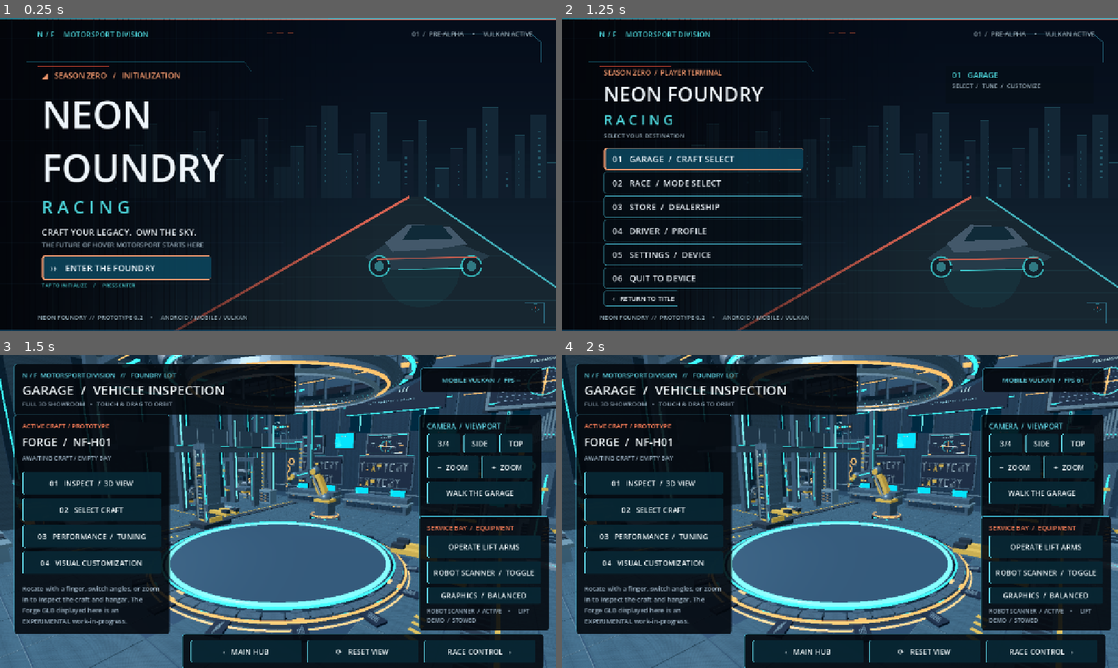
Above: before the commit, frames 1-4 (two rows, left to right).
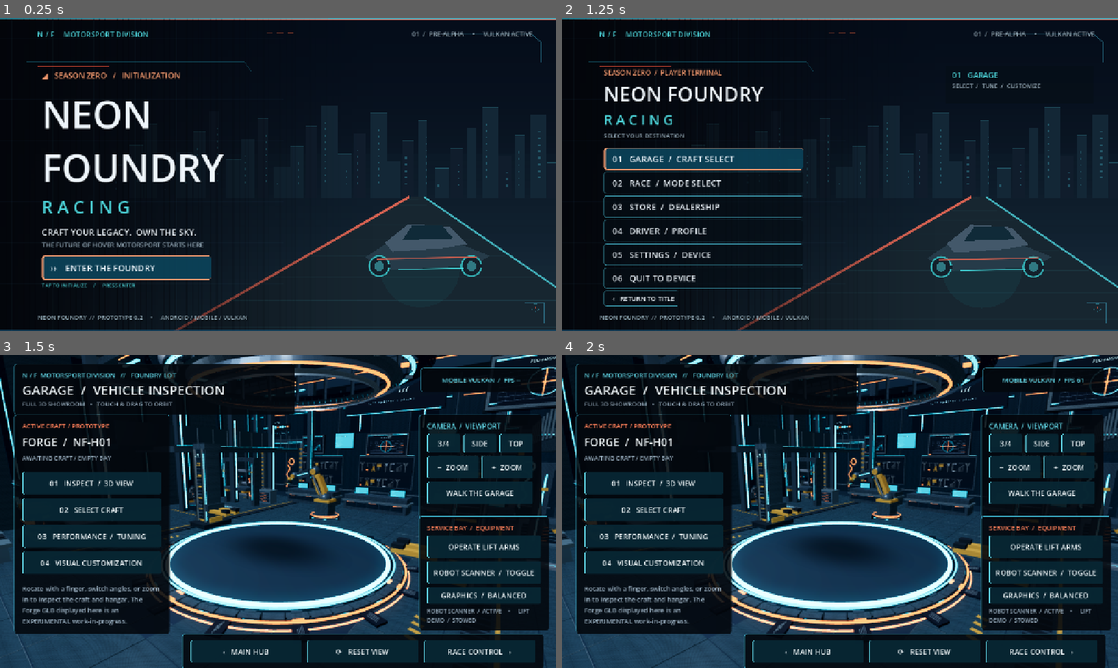
Above: after the commit, the same moments.

Repository: tpylman90-ctrl/NeonFoundry-Racing
Game: Godot game, scene res://scenes/title_menu.tscn
Two runs of this game, one before a commit and one after it. Both use one fixed random seed, a clock stepped at 60 frames per second and the inputs below.
Inputs:
- Up to frame 1 (0.25 s): no input
- Up to frame 2 (1.25 s): click "›› ENTER THE FOUNDRY" at 0.5 s
- Up to frame 3 (1.5 s): click "01 GARAGE / CRAFT SELECT" at 1.25 s
- Up to frame 4 (2 s): no input

Frames 1-2 are identical in both runs. In frame 3, 46% of the frame differs, in the area x 0-100%, y 0-100%; in frame 4, 46%.

Commit message:
Add ACES showroom lighting, controlled glow/fog, contact shadows and mobile quality gate

Diff:
--- a/game/scripts/garage_page.gd
+++ b/game/scripts/garage_page.gd
@@ -44,10 +44,14 @@
 var _quality_button: Button
 var _hero_key: SpotLight3D
 var _accent_lights: Array[OmniLight3D] = []
+var _garage_environment: Environment
+var _reflection_probe: ReflectionProbe
+var _contact_shadow_material: ShaderMaterial
 
 func _ready() -> void:
 	_build_3d_stage()
 	_build_overlay()
+	_set_graphics_detail(false)
 	_refresh_camera(0.016)
 	set_process(true)
 
@@ -130,6 +134,8 @@
 	viewport.name = "GarageViewport"
 	viewport.size = Vector2i(1280, 720)
 	viewport.scaling_3d_scale = 0.72
+	viewport.msaa_3d = Viewport.MSAA_2X
+	viewport.anisotropic_filtering_level = Viewport.ANISOTROPY_4X
 	_garage_viewport = viewport
 	viewport.render_target_update_mode = SubViewport.UPDATE_ALWAYS
 	viewport_frame.add_child(viewport)
@@ -143,10 +149,24 @@
 	environment.background_mode = Environment.BG_COLOR
 	environment.background_color = Color("0a1622")
 	environment.ambient_light_source = Environment.AMBIENT_SOURCE_COLOR
-	environment.ambient_light_color = Color("a8c3d1")
-	environment.ambient_light_energy = 0.84
+	environment.ambient_light_color = Color("b4c5d0")
+	environment.ambient_light_energy = 0.48
 	environment.reflected_light_source = Environment.REFLECTION_SOURCE_BG
-	environment.tonemap_mode = Environment.TONE_MAPPER_FILMIC
+	environment.tonemap_mode = Environment.TONE_MAPPER_ACES
+	environment.tonemap_exposure = 0.96
+	environment.tonemap_white = 1.6
+	environment.fog_enabled = true
+	environment.fog_mode = Environment.FOG_MODE_DEPTH
+	environment.fog_light_color = Color("1a2c3c")
+	environment.fog_density = 0.15
+	environment.fog_depth_begin = 13.0
+	environment.fog_depth_end = 47.0
+	environment.fog_depth_curve = 1.25
+	environment.glow_enabled = true
+	environment.glow_hdr_threshold = 0.92
+	environment.glow_intensity = 0.70
+	environment.glow_bloom = 0.05
+	_garage_environment = environment
 	environment_node.environment = environment
 	_world.add_child(environment_node)
 
@@ -200,6 +220,10 @@
 	_vehicle_holder.position.y = 0.33
 	_world.add_child(_vehicle_holder)
 	_load_craft_preview()
+	_add_contact_shadow("ChassisContactShadow", Vector3(0, 0.333, 0),
+		Vector2(8.7, 7.4), 0.34)
+	_add_contact_shadow("PlatformContactShadow", Vector3(0, -0.042, 0),
+		Vector2(15.7, 15.7), 0.25)
 	_workshop = Node3D.new()
 	_workshop.name = "LiveWorkshopEquipment"
 	_workshop.set_script(WorkshopScript)
@@ -215,7 +239,7 @@
 
 	var sunlight := DirectionalLight3D.new()
 	sunlight.rotation_degrees = Vector3(-58, -22, 0)
-	sunlight.light_energy = 1.43
+	sunlight.light_energy = 0.83
 	sunlight.light_color = Color("d2e6ff")
 	_world.add_child(sunlight)
 	# One focused shadow-casting key light: real mesh-to-ground and self shadows.
@@ -226,10 +250,10 @@
 	hero_key.rotation_degrees = Vector3(-90, 0, 0)
 	hero_key.spot_range = 17.5
 	hero_key.spot_angle = 67.0
-	hero_key.light_energy = 2.4
-	hero_key.light_color = Color("cbeeff")
+	hero_key.light_energy = 2.2
+	hero_key.light_color = Color("e5efff")
 	hero_key.shadow_enabled = false
-	hero_key.visible = false
+	hero_key.visible = true
 	_hero_key = hero_key
 	_world.add_child(hero_key)
 	for light_spec in [
@@ -246,6 +270,34 @@
 		omni.visible = _accent_lights.size() == 0
 		_accent_lights.append(omni)
 		_world.add_child(omni)
+	# One-shot box projected reflections only in Detail (never per-frame).
+	_reflection_probe = ReflectionProbe.new()
+	_reflection_probe.name = "InspectionBayReflection"
+	_reflection_probe.position = Vector3(0, 5.6, -2.0)
+	_reflection_probe.size = Vector3(19, 11, 20)
+	_reflection_probe.box_projection = true
+	_reflection_probe.update_mode = ReflectionProbe.UPDATE_ONCE
+	_reflection_probe.intensity = 0.48
+	_reflection_probe.visible = false
+	_world.add_child(_reflection_probe)
+
+func _add_contact_shadow(name: String, location: Vector3,
+		dimensions: Vector2, darkness: float) -> void:
+	# Mobile lacks SSAO; a single small radial alpha plane is inexpensive.
+	if _contact_shadow_material == null:
+		_contact_shadow_material = ShaderMaterial.new()
+		_contact_shadow_material.shader = load("res://shaders/garage_contact_shadow.gdshader")
+	var instance := MeshInstance3D.new()
+	instance.name = name
+	var plane := PlaneMesh.new()
+	plane.size = dimensions
+	instance.mesh = plane
+	var mat: ShaderMaterial = _contact_shadow_material.duplicate() as ShaderMaterial
+	mat.set_shader_parameter("strength", darkness)
+	instance.material_override = mat
+	instance.position = location
+	instance.cast_shadow = GeometryInstance3D.SHADOW_CASTING_SETTING_OFF
+	_world.add_child(instance)
 
 func _load_craft_preview() -> void:
 	if not ResourceLoader.exists(PREVIEW_PATH):
@@ -555,9 +607,20 @@
 	_quality_detail = enabled
 	if _garage_viewport != null:
 		_garage_viewport.scaling_3d_scale = 1.0 if enabled else 0.72
+		_garage_viewport.msaa_3d = Viewport.MSAA_2X
+		_garage_viewport.anisotropic_filtering_level = (
+			Viewport.ANISOTROPY_8X if enabled else Viewport.ANISOTROPY_4X
+		)
+	if _garage_environment != null:
+		_garage_environment.ambient_light_energy = 0.40 if enabled else 0.48
+		_garage_environment.glow_intensity = 1.08 if enabled else 0.70
+		_garage_environment.glow_bloom = 0.09 if enabled else 0.05
+		_garage_environment.fog_density = 0.25 if enabled else 0.15
 	if _hero_key != null:
-		_hero_key.visible = enabled
+		_hero_key.visible = true
 		_hero_key.shadow_enabled = enabled
+	if _reflection_probe != null:
+		_reflection_probe.visible = enabled
 	for index in range(_accent_lights.size()):
 		_accent_lights[index].visible = enabled or index == 0
 		_accent_lights[index].omni_range = 15.0 if enabled else 13.0
--- /dev/null
+++ b/game/shaders/garage_contact_shadow.gdshader
@@ -0,0 +1,12 @@
+shader_type spatial;
+render_mode unshaded, blend_mix, depth_draw_never, cull_disabled;
+
+uniform float strength : hint_range(0.0, 1.0) = 0.32;
+
+void fragment() {
+    vec2 p = (UV - vec2(0.5)) * vec2(1.0, 1.20);
+    float radius = length(p);
+    float falloff = 1.0 - smoothstep(0.07, 0.49, radius);
+    ALBEDO = vec3(0.008, 0.014, 0.023);
+    ALPHA = strength * falloff;
+}
--- a/game/tests/menu_smoke_test.gd
+++ b/game/tests/menu_smoke_test.gd
@@ -29,11 +29,22 @@
 	assert(menu.current_page == "garage")
 	assert(menu._garage_page != null)
 	assert(menu._garage_page._performance_label != null)
+	assert(menu._garage_page._garage_viewport.msaa_3d == Viewport.MSAA_2X)
+	assert(menu._garage_page._garage_environment.tonemap_mode == Environment.TONE_MAPPER_ACES)
+	assert(menu._garage_page._garage_environment.glow_enabled)
+	assert(menu._garage_page._garage_environment.fog_enabled)
+	assert(menu._garage_page._world.get_node("ChassisContactShadow") != null)
+	assert(menu._garage_page._world.get_node("PlatformContactShadow") != null)
+	assert(menu._garage_page._reflection_probe.update_mode == ReflectionProbe.UPDATE_ONCE)
+	assert(menu._garage_page._reflection_probe.box_projection)
+	assert(menu._garage_page._hero_key.visible)
 	assert(is_equal_approx(menu._garage_page._garage_viewport.scaling_3d_scale, 0.72))
 	menu._garage_page._set_graphics_detail(true)
 	assert(menu._garage_page._quality_detail)
 	assert(is_equal_approx(menu._garage_page._garage_viewport.scaling_3d_scale, 1.0))
 	assert(menu._garage_page._hero_key.shadow_enabled)
+	assert(menu._garage_page._reflection_probe.visible)
+	assert(menu._garage_page._garage_viewport.anisotropic_filtering_level == Viewport.ANISOTROPY_8X)
 	menu._garage_page._set_graphics_detail(false)
 	assert(not menu._garage_page._hero_key.shadow_enabled)
 	assert(is_equal_approx(menu._garage_page._garage_viewport.scaling_3d_scale, 0.72))
Not shown, changed: docs/MENU_FLOW.md
